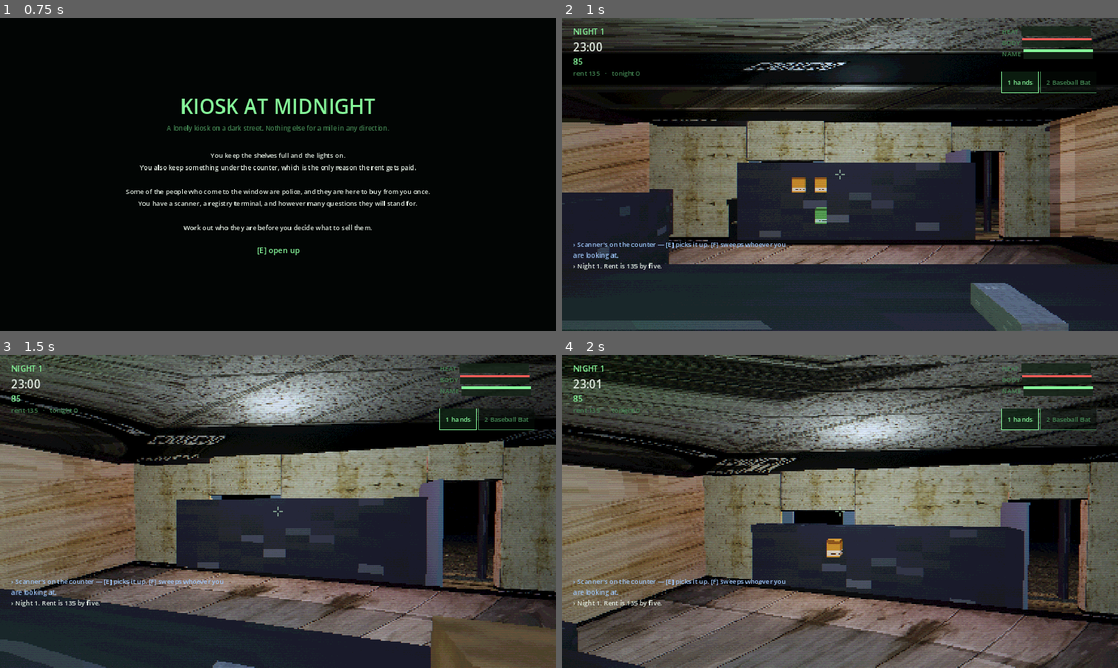
Above: before the commit, frames 1-4 (two rows, left to right).
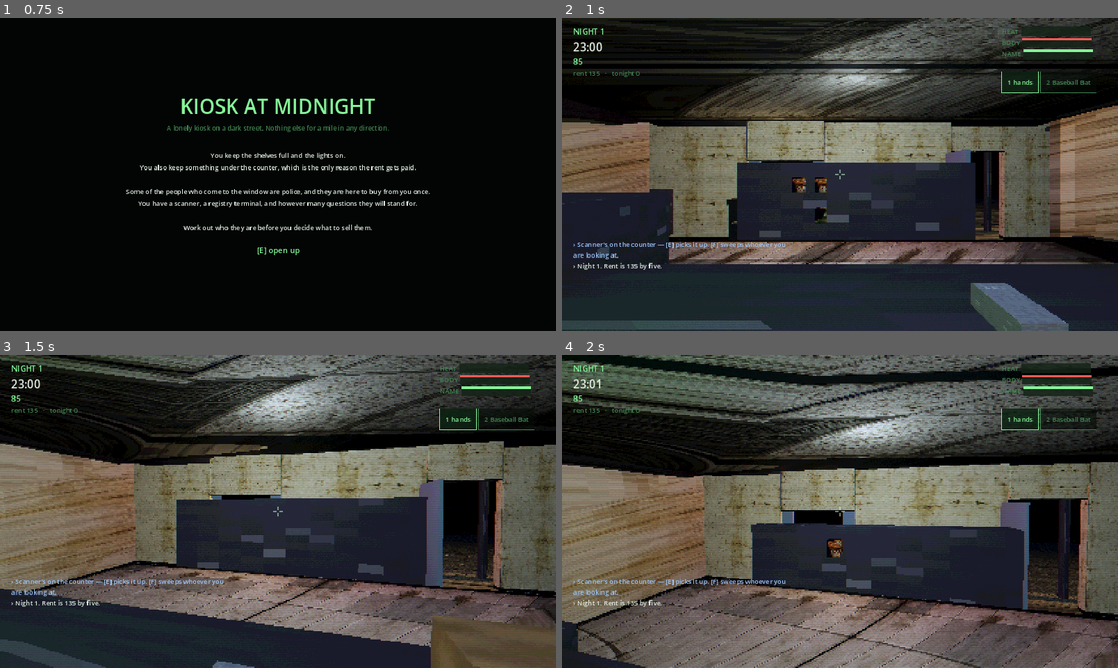
Above: after the commit, the same moments.

Repository: deeal87/Steam-game1
Game: Godot game, scene res://scenes/Boot.tscn
Two runs of this game, one before a commit and one after it. Both use one fixed random seed, a clock stepped at 60 frames per second and the inputs below.
Inputs (mouse positions are in pixels of both pictures, inside the frame that each line leads up to):
- Up to frame 1 (0.75 s): tap Enter at 0.5 s; move the mouse to (400, 158) at 0.52 s; hold D (move_right) from 0.53 s (still down); right-click (400, 158) at 0.6 s; click (400, 158) at 0.67 s
- Up to frame 2 (1 s): keep holding D (move_right); tap Space (jump) at 0.77 s
- Up to frame 3 (1.5 s): tap Space (jump) at 1.07 s; move the mouse to (250, 511) at 1.27 s; release D (move_right) at 1.28 s; hold W (move_forward) from 1.28 s (still down); tap Ctrl (crouch) at 1.35 s
- Up to frame 4 (2 s): keep holding W (move_forward); tap Space (jump) at 1.52, 1.82 s

Frame 1 is identical in both runs. In frame 2, 22% of the frame differs, in the area x 0-100%, y 0-79%; in frame 3, 26%; in frame 4, 38%, in the area x 0-100%, y 0-100%.

Commit message:
Stock the shelves with real products, and fix the two tilings
The shop sells eight things and every one of them was a tinted box. Seven
now have a photograph of the actual product on them, cut from the store
products sheet: cola, beer, coffee, crisps, cigarettes, a lighter and pot
noodles. Batteries are still a generated carton because the sheet does not
have any, which is the fallback doing its job rather than a gap.

Products are cut but never mirrored. Every surface texture is folded into a
tile so it cannot seam, and a can of cola folded back on itself is not a can
of cola — it goes on a box the size of a fist and has to read as one object.
The cutter now decides by name.

Both tilings you flagged, and one of them I overcorrected first. The floor
cut is mirrored into a 2x2, so three repeats put a six-tile grid across the
shop and each tile came out about a metre across — twice the size of a real
floor tile, and the first thing the eye goes to. Six repeats now. The
ceiling was the opposite problem: the cut is itself a grid of four tiles, so
mirroring made sixteen and repeating three times put a hundred and
forty-four overhead, which reads as noise. One repeat smeared them into
swirls instead, so it sits at two and a half.

Verified: smoke, balance and soak clean; all three platforms export; shop
floor re-rendered and the products are visible on the shelves.

Co-Authored-By: Claude Opus 5 <noreply@anthropic.com>
Claude-Session: https://claude.ai/code/session_01Y2H3cv3gXyithUA67HDMt6

Diff:
--- a/scripts/world/World.gd
+++ b/scripts/world/World.gd
@@ -177,9 +177,16 @@
 	_mats["pavement"] = _surface("pavement", ProcTex.grime(Color(0.20, 0.20, 0.21), 0.5, 12), 10.0, 5.0)
 	_mats["brick"] = _surface("brick_far", ProcTex.brick(21), 3.0, 2.0)
 	_mats["brick_far"] = _surface("brick_far", ProcTex.brick(33), 6.0, 4.0, Color(0.55, 0.55, 0.6))
-	_mats["floor"] = _surface("floor", ProcTex.tiles(41), 6.0, 3.0)
+	# Six, not three. The cut is mirrored into a 2x2, so three repeats put a
+	# six-tile grid across the shop and each tile came out about a metre across
+	# — twice the size of a real floor tile and the first thing you notice.
+	_mats["floor"] = _surface("floor", ProcTex.tiles(41), 6.0, 6.0)
 	_mats["wall"] = _surface("wall", ProcTex.grime(Color(0.38, 0.37, 0.33), 0.45, 55), 4.0, 2.0)
-	_mats["ceiling"] = _surface("ceiling", ProcTex.grime(Color(0.26, 0.26, 0.25), 0.5, 61), 4.0, 3.0)
+	# And the ceiling the other way, though not as far as it first went. The cut
+	# is itself a grid of four tiles, so mirroring made sixteen and repeating
+	# three times put a hundred and forty-four overhead, which read as noise
+	# rather than as a ceiling. One repeat smeared them into swirls instead.
+	_mats["ceiling"] = _surface("ceiling", ProcTex.grime(Color(0.26, 0.26, 0.25), 0.5, 61), 4.0, 2.5)
 	_mats["counter"] = _surface("counter_front", ProcTex.grime(Color(0.30, 0.24, 0.18), 0.4, 71), 2.0, 1.0)
 	_mats["steel"] = ProcMesh.mat(ProcTex.metal(Color(0.30, 0.31, 0.33), 81))
 	_mats["dark_steel"] = ProcMesh.mat(ProcTex.metal(Color(0.14, 0.14, 0.16), 83))
@@ -543,8 +550,13 @@
 			var item_id: String = items[i]
 			var level_y := 0.98 + float(i) * 0.48
 			var slots: Array[MeshInstance3D] = []
-			var box_mat := ProcMesh.mat(ProcTex.product(
-				SHELF_TINTS.get(item_id, Color(0.5, 0.5, 0.5)), hash(item_id)))
+			# A painted product if the pack has one for this item, and a
+			# generated carton in the item's colour if not. Never tiled — the
+			# picture is of one object and wants to stay one object.
+			var painted := ProcTex.painted("item_%s" % item_id)
+			var box_mat := ProcMesh.mat(painted, 1.0) if painted != null \
+				else ProcMesh.mat(ProcTex.product(
+					SHELF_TINTS.get(item_id, Color(0.5, 0.5, 0.5)), hash(item_id)))
 			var count := 10
 			for s in count:
 				var along := 0.20 + float(s) * ((span - 0.40) / float(count - 1))
--- a/tools/CutTextures.gd
+++ b/tools/CutTextures.gd
@@ -41,6 +41,18 @@
 		["lamp_post", 660, 514, 90, 130],
 		["lamp_head", 884, 514, 120, 130],
 	],
+	# Products are cut but never mirrored: a photograph of a can of cola folded
+	# back on itself is not a can of cola. They go on a box the size of a fist
+	# and are meant to read as one object, not as a surface.
+	"products.png": [
+		["item_soda", 100, 152, 64, 112],
+		["item_beer", 258, 152, 64, 112],
+		["item_coffee", 486, 152, 64, 112],
+		["item_crisps", 568, 152, 70, 112],
+		["item_smokes", 1106, 152, 76, 112],
+		["item_lighter", 1286, 152, 50, 112],
+		["item_noodles", 954, 358, 74, 114],
+	],
 	"kiosk.png": [
 		["floor", 26, 112, 190, 190],
 		["floor_worn", 790, 112, 190, 190],
@@ -73,7 +85,9 @@
 			if piece == null:
 				printerr("  %s: nothing there" % cut[0])
 				continue
-			piece = _tileable(piece)
+			# Surfaces have to tile. Objects must not be folded.
+			if not str(cut[0]).begins_with("item_"):
+				piece = _tileable(piece)
 			var out := OUT_DIR.path_join("%s.png" % cut[0])
 			if piece.save_png(out) == OK:
 				print("  %-14s %3dx%-3d -> %s" % [
Binary file added: textures/item_beer.png
Not shown, added: textures/item_beer.png.import
Binary file added: textures/item_coffee.png
Not shown, added: textures/item_coffee.png.import
Binary file added: textures/item_crisps.png
Not shown, added: textures/item_crisps.png.import
Binary file added: textures/item_lighter.png
Not shown, added: textures/item_lighter.png.import
Binary file added: textures/item_noodles.png
Not shown, added: textures/item_noodles.png.import
Binary file added: textures/item_smokes.png
Not shown, added: textures/item_smokes.png.import
(and 2 more such lines)
